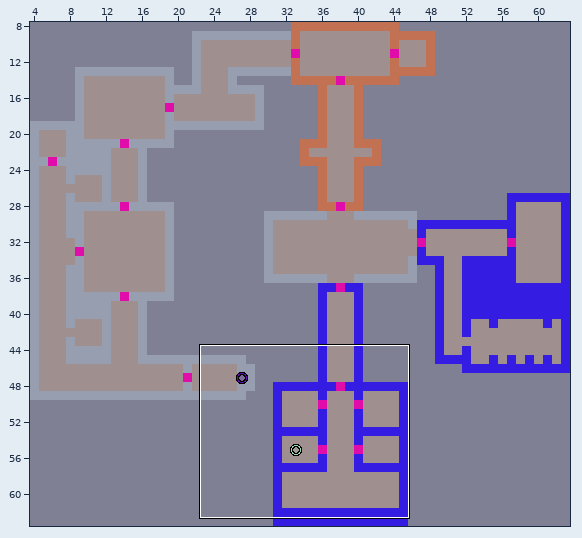
An edit to a level. LDtk project, assets/levels/pxlwolf.ldtk. The first picture is a wide view before the edit; the outline marks the close-up.
Close-up. Earlier state:
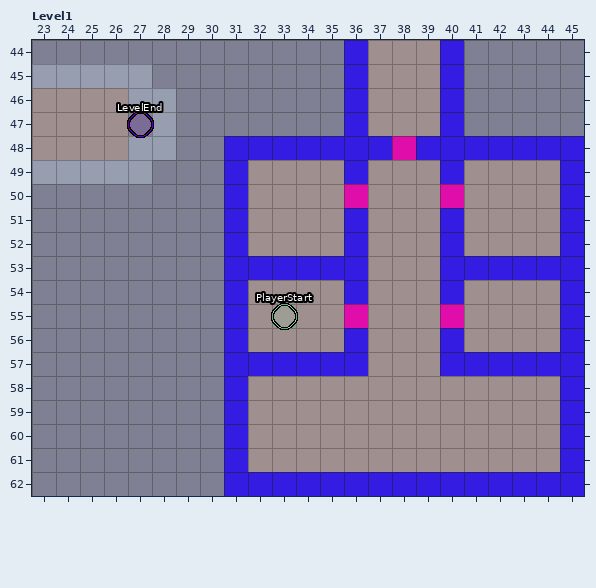
Cells are 16x16 px. Shown: Level1 x 23..45, y 44..62. The commit also changed other parts of the map, which this record leaves out.
And afterwards:
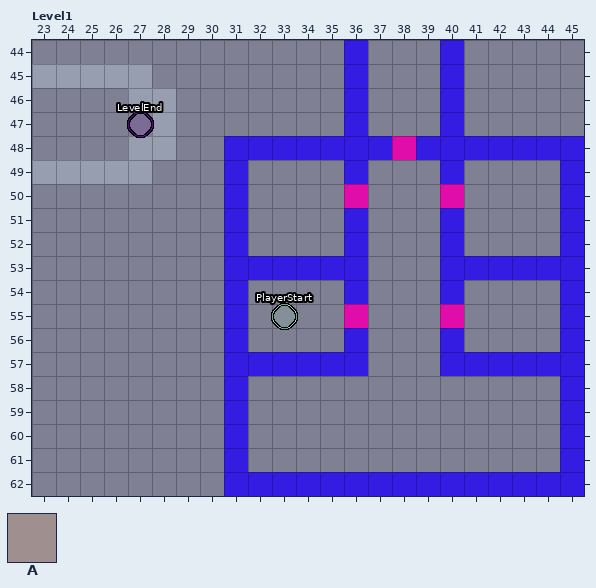
Key: from "Floor": A 1.
_ is an empty cell, # one hidden under a higher layer, . an unchanged one.
Difference:
--- layer "Ceiling"
@@ x 23..44 @@
-44 ..............###.....
-45 ..............###.....
-46 ####..........###.....
-47 ####..........###.....
-48 ####..................
-49 .........####.###.####
-50 .........####.###.####
-51 .........####.###.####
-52 .........####.###.####
-53 ..............###.....
-54 .........####.###.####
-55 .........####.###.####
-56 .........####.###.####
-57 ..............###.....
-58 .........#############
-59 .........#############
-60 .........#############
-61 .........#############
+44 ..............___.....
+45 ..............___.....
+46 ____..........___.....
+47 ____..........___.....
+48 ____..................
+49 .........____.___.____
+50 .........____.___.____
+51 .........____.___.____
+52 .........____.___.____
+53 ..............___.....
+54 .........____.___.____
+55 .........____.___.____
+56 .........____.___.____
+57 ..............___.....
+58 ........._____________
+59 ........._____________
+60 ........._____________
+61 ........._____________
--- layer "Floor"
@@ x 23..44 @@
-44 ..............AAA.....
-45 ..............AAA.....
-46 AAAA..........AAA.....
-47 AAAA..........AAA.....
-48 AAAA..................
-49 .........AAAA.AAA.AAAA
-50 .........AAAA.AAA.AAAA
-51 .........AAAA.AAA.AAAA
-52 .........AAAA.AAA.AAAA
-53 ..............AAA.....
-54 .........AAAA.AAA.AAAA
-55 .........AAAA.AAA.AAAA
-56 .........AAAA.AAA.AAAA
-57 ..............AAA.....
-58 .........AAAAAAAAAAAAA
-59 .........AAAAAAAAAAAAA
-60 .........AAAAAAAAAAAAA
-61 .........AAAAAAAAAAAAA
+44 ..............___.....
+45 ..............___.....
+46 ____..........___.....
+47 ____..........___.....
+48 ____..................
+49 .........____.___.____
+50 .........____.___.____
+51 .........____.___.____
+52 .........____.___.____
+53 ..............___.....
+54 .........____.___.____
+55 .........____.___.____
+56 .........____.___.____
+57 ..............___.....
+58 ........._____________
+59 ........._____________
+60 ........._____________
+61 ........._____________
Pixel boxes of the changes (left, top, right, bottom) in both close-ups:
removed: (368, 40, 440, 136)
removed: (32, 88, 128, 160)
removed: (248, 160, 560, 472)
